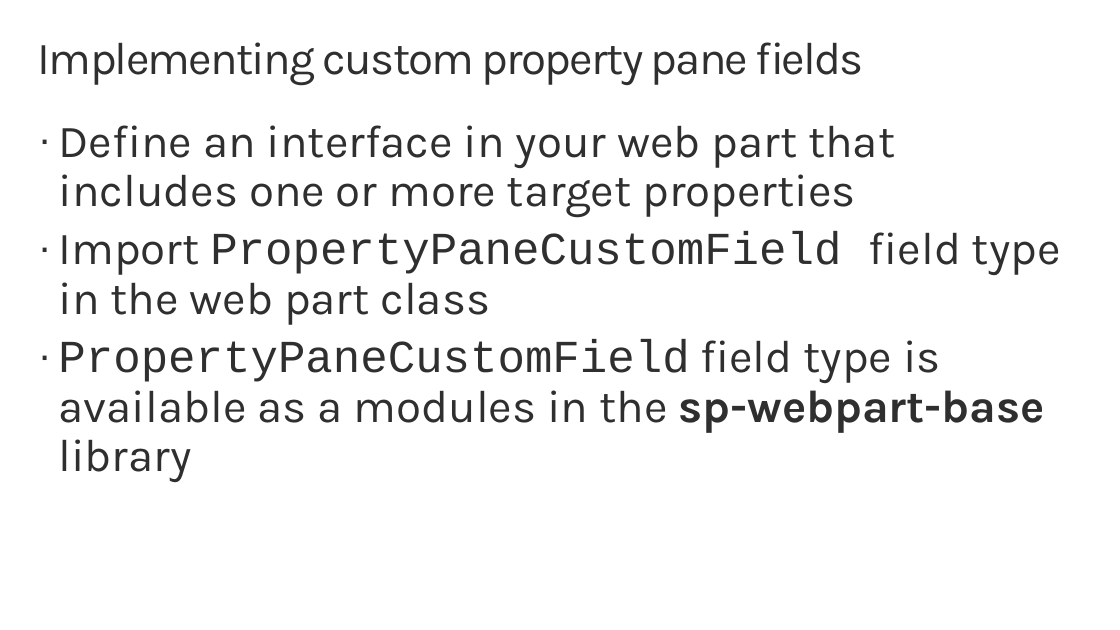
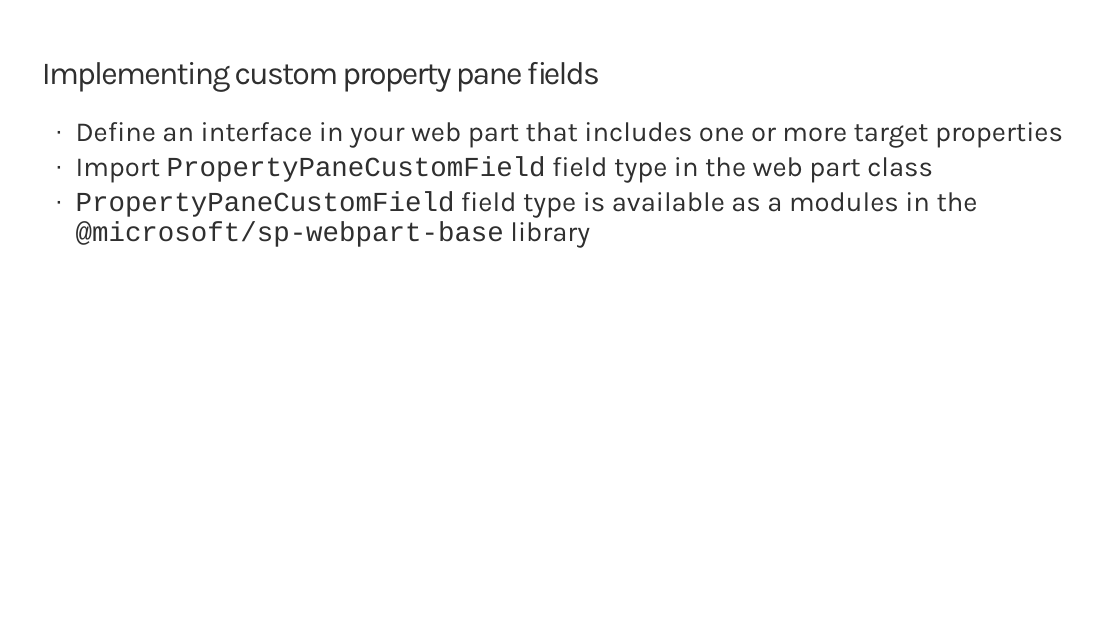
Before and after one commit to SharePoint/sp-dev-training-spfx-webpart-proppane, a slide deck: slide 4 of 02 customprops.pptx. Drawn at 1120x630 pixels with LibreOffice and Linux fonts; fonts in the diff are those of the drawing; background and template pictures are left out. Boxes give left, top, right and bottom in pixels: in the first picture for what was removed or moved away, otherwise in the second. Text is boxed around its words. In the diff, an @@ line names an element or a change of style, - is before the commit and + after.

```diff
--- a/02 customprops.pptx
+++ b/02 customprops.pptx
@@ title "Implementing custom property pane fields" moved from (x1=38, y1=42, x2=864, y2=85) to (x1=42, y1=62, x2=600, y2=92) @@
@@ title "Implementing custom property pane fields" at (x1=42, y1=62, x2=600, y2=92): size 40 to 28 pt @@
@@ text "Define an interface in your ..." moved from (x1=58, y1=125, x2=1061, y2=482) to (x1=76, y1=122, x2=1063, y2=248) @@
@@ text at (x1=76, y1=122, x2=1063, y2=183): size 40 to 24 pt in "Define an interface in your web part ...", "Import PropertyPaneCustomField field type in the web ..."; less space between paragraphs @@
@@ text at (x1=76, y1=192, x2=978, y2=248): text changed; size 40 to 24 pt; font Karla to Courier New @@
-· PropertyPaneCustomField field type is available as a modules in the sp-webpart-base library
+· PropertyPaneCustomField field type is available as a modules in the @microsoft/sp-webpart-base library
```
Also in this commit, not shown: 3 other slides changed, 2 other files.
